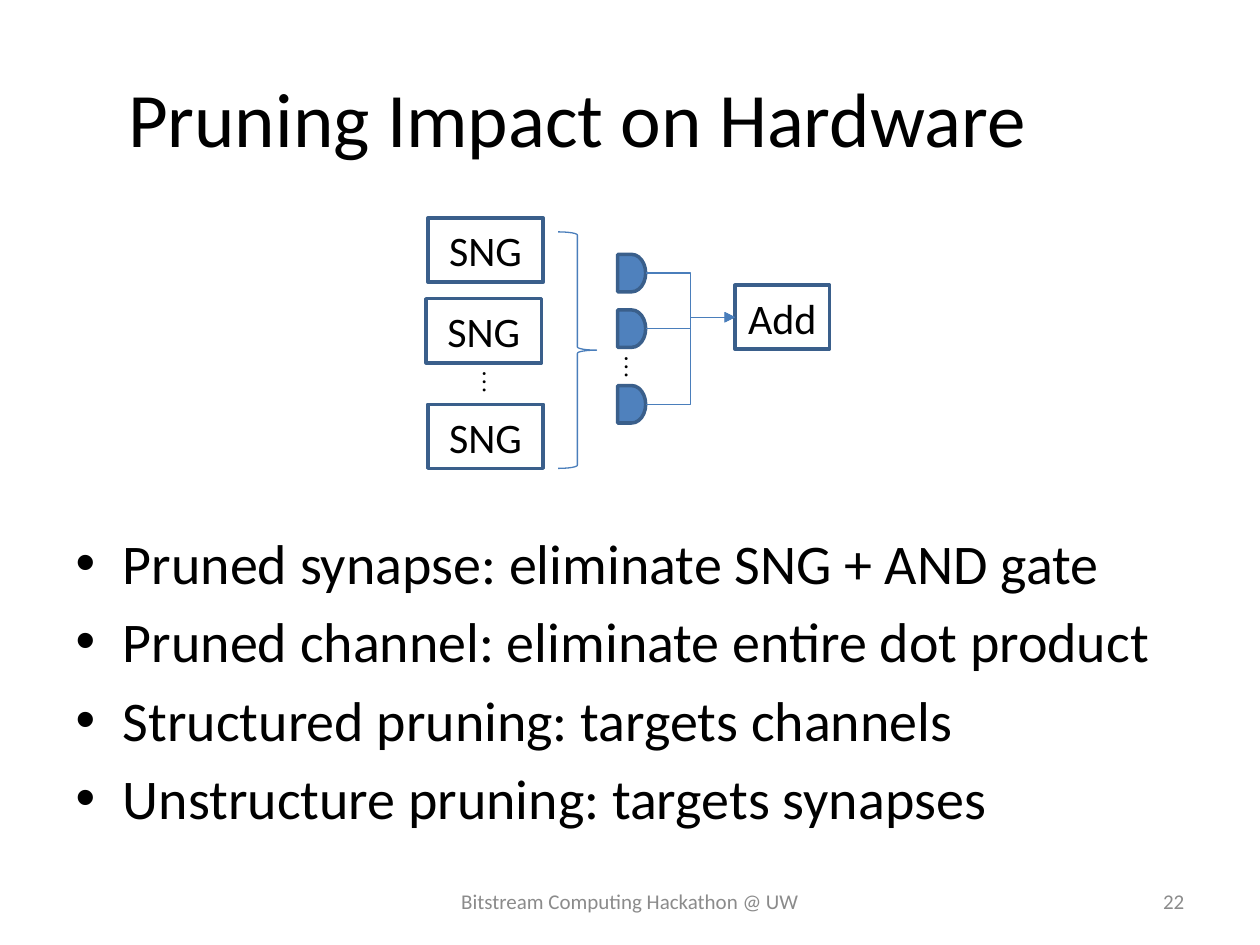
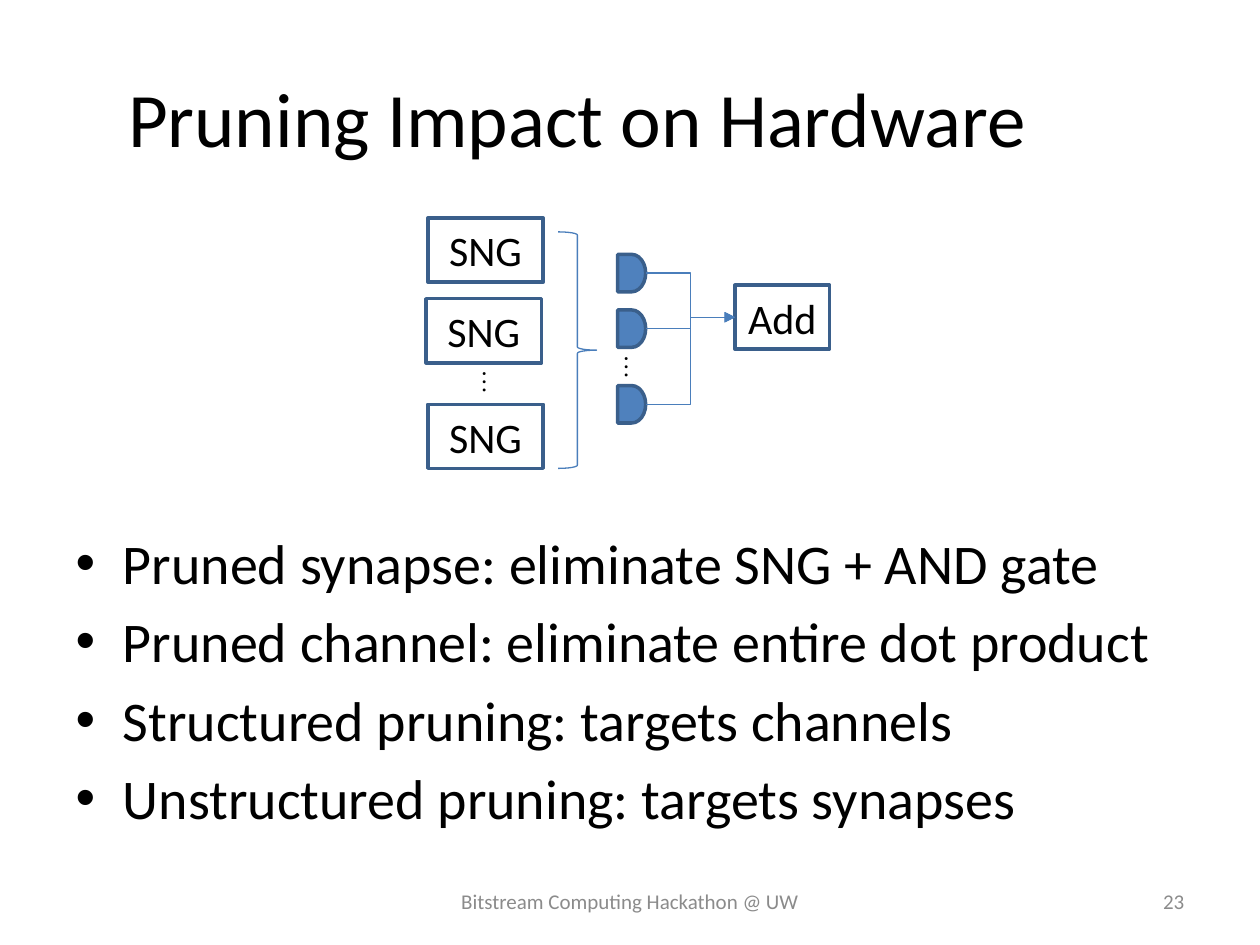
Before and after one commit to UW-PHARM/bitstream-hackathon, a slide deck: slide 23 of _assets/hackathon_introduction.pptx (slide 22 before the commit). Drawn at 1260x945 pixels with LibreOffice and Linux fonts; fonts in the diff are those of the drawing; background and template pictures are left out. Boxes give left, top, right and bottom in pixels: in the first picture for what was removed or moved away, otherwise in the second. Text is boxed around its words. In the diff, an @@ line names an element or a change of style, - is before the commit and + after.

```diff
--- a/_assets/hackathon_introduction.pptx
+++ b/_assets/hackathon_introduction.pptx
@@ text at [123,780,1015,829]: text changed @@
-• Unstructure pruning: targets synapses
+• Unstructured pruning: targets synapses
@@ page number at [1163,895,1184,909]: text changed @@
-22
+23
```
Also in this commit, not shown: 7 other slides changed, 2 slides added, 1 slide removed.
